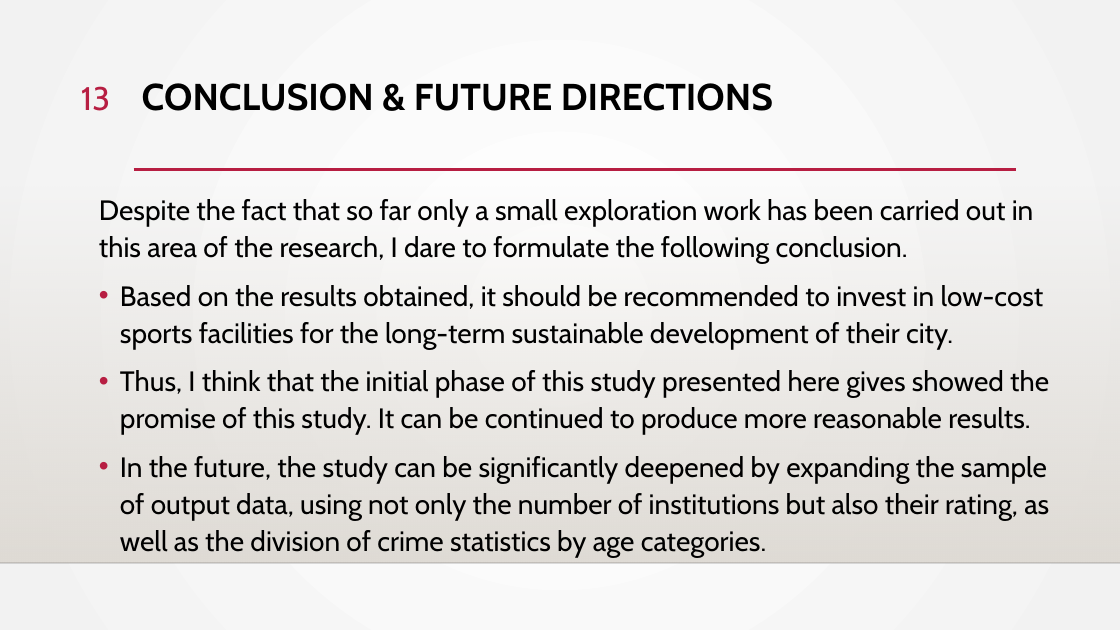
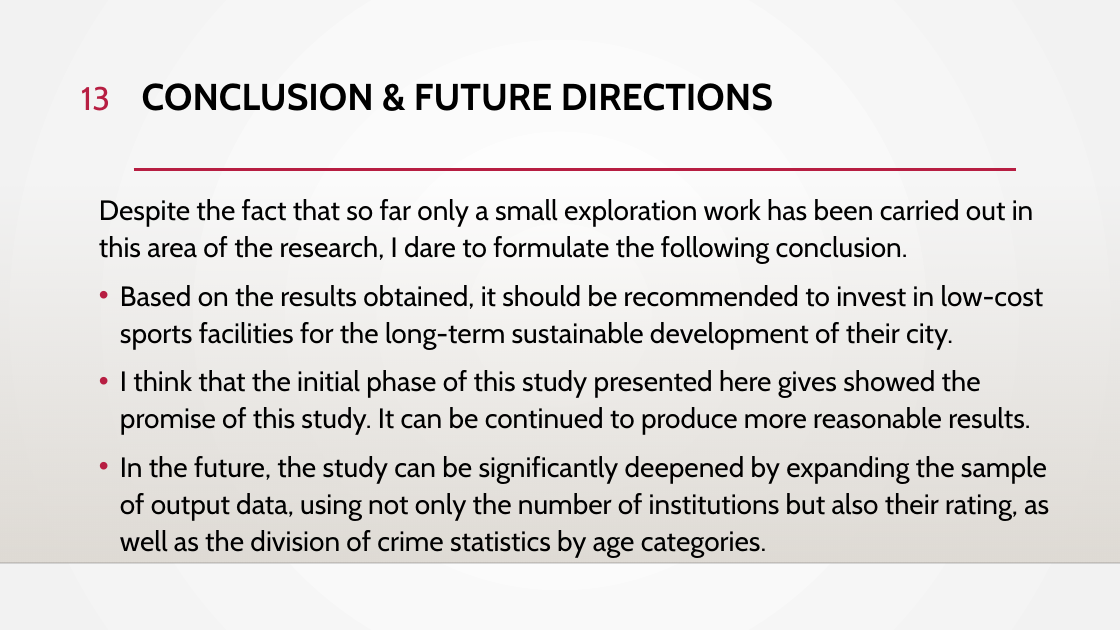
Before and after one commit to Pavel-V/Applied_Data_Science_Capstone, a slide deck: slide 13 of Sport vs Crime.pptx. Drawn at 1120x630 pixels with LibreOffice and Linux fonts; fonts in the diff are those of the drawing; background and template pictures are left out. Boxes give left, top, right and bottom in pixels: in the first picture for what was removed or moved away, otherwise in the second. Text is boxed around its words. In the diff, an @@ line names an element or a change of style, - is before the commit and + after.

```diff
--- a/Sport vs Crime.pptx
+++ b/Sport vs Crime.pptx
@@ text at (120, 370, 1030, 435): text changed @@
-• Thus, I think that the initial phase of this study presented here gives showed the promise of this study. It can be continued to produce more reasonable results.
+• I think that the initial phase of this study presented here gives showed the promise of this study. It can be continued to produce more reasonable results.
```
Also in this commit, not shown: 4 other slides changed, 3 other files.
